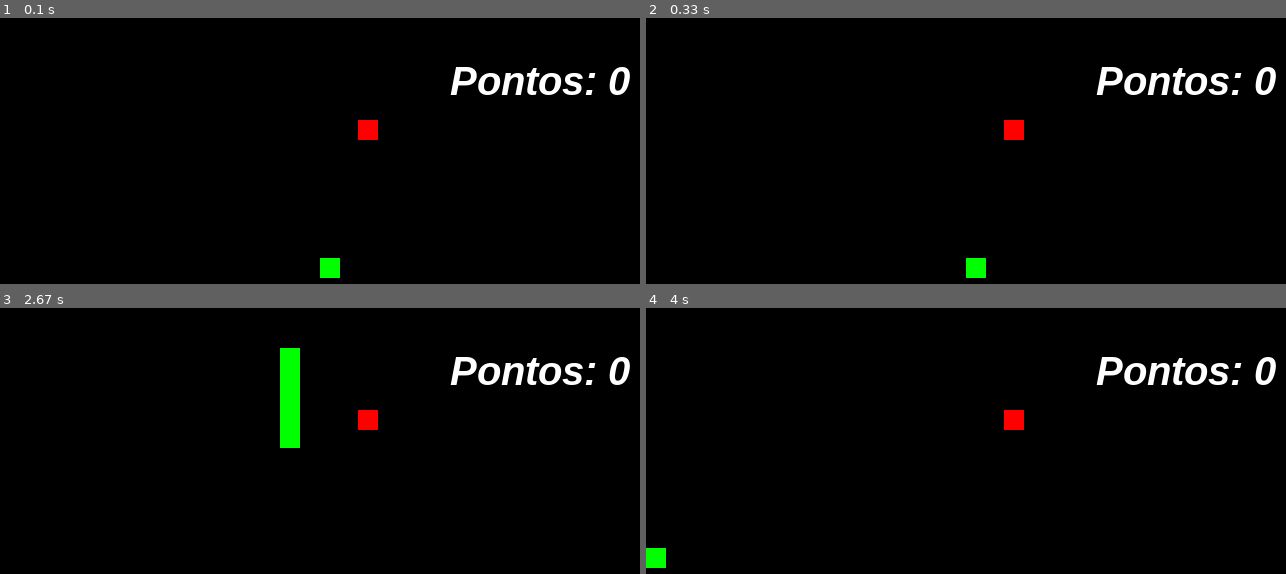
Above: before the commit, frames 1-4 (two rows, left to right).
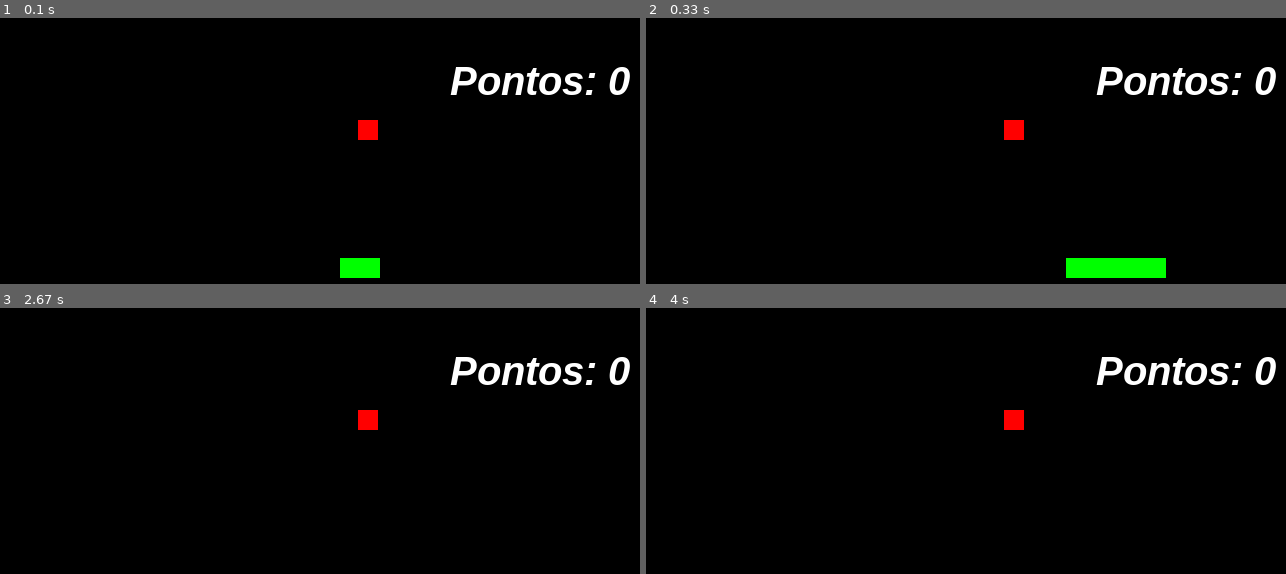
Above: after the commit, the same moments.

Repository: Jonathann8/Codeborne--Python-Games
Game: pygame game, started from SnakeGame/Jogo_BetaV1/Snake_GameV1.py
Two runs of this game, one before a commit and one after it. Both use one fixed random seed, a clock stepped at 60 frames per second and the inputs below.
Inputs:
- Up to frame 1 (0.1 s): no input
- Up to frame 2 (0.33 s): no input
- Up to frame 3 (2.67 s): hold D 0.33-0.8 s; hold W 0.83-1.3 s; hold A 1.83-2.37 s; hold S from 2.4 s (still down)
- Up to frame 4 (4 s): release S at 2.87 s; hold A 2.9-3.37 s

The runs differ from the first frame. In frame 1, 0.7% of the frame differs, in the area x 50-60%, y 90-98%; in frame 2, 1.4%, in the area x 50-82%, y 90-98%; in frame 3, 1.2%; in frame 4, 0.2%.

Commit message:
Update Snake_GameV1.py

Diff:
--- a/SnakeGame/Jogo_BetaV1/Snake_GameV1.py
+++ b/SnakeGame/Jogo_BetaV1/Snake_GameV1.py
@@ -15,6 +15,9 @@
 altura = 480
 x_cobra = int(largura / 2)
 y_cobra = int(altura / 2)
+
+x_controle = 20
+y_controle = 0
 
 x_maca = randint(40, 600)
 y_maca = randint(50, 430)
@@ -43,17 +46,22 @@
             pygame.quit()
             exit()
 
-    if pygame.key.get_pressed()[K_a]:
-        x_cobra -= 20
+        if event.type == KEYDOWN:
+            if event.key == K_a:
+                x_controle = - 20
+                y_controle = 0
+            if event.key == K_d:
+                x_controle = 20
+                y_controle = 0
+            if event.key == K_w:
+                y_controle = - 20
+                x_controle = 0
+            if event.key == K_s:
+                y_controle = 20
+                x_controle = 0
 
-    if pygame.key.get_pressed()[K_d]:
-        x_cobra +=  20
-
-    if pygame.key.get_pressed()[K_w]:
-        y_cobra -= 20
-
-    if pygame.key.get_pressed()[K_s]:
-        y_cobra += 20
+    x_cobra = x_cobra + x_controle
+    y_cobra = y_cobra + y_controle
 
     cobra = pygame.draw.rect(tela, (0, 255, 0), (x_cobra, y_cobra, 20, 20))
     maca = pygame.draw.rect(tela, (255, 0, 0), (x_maca, y_maca, 20, 20))
